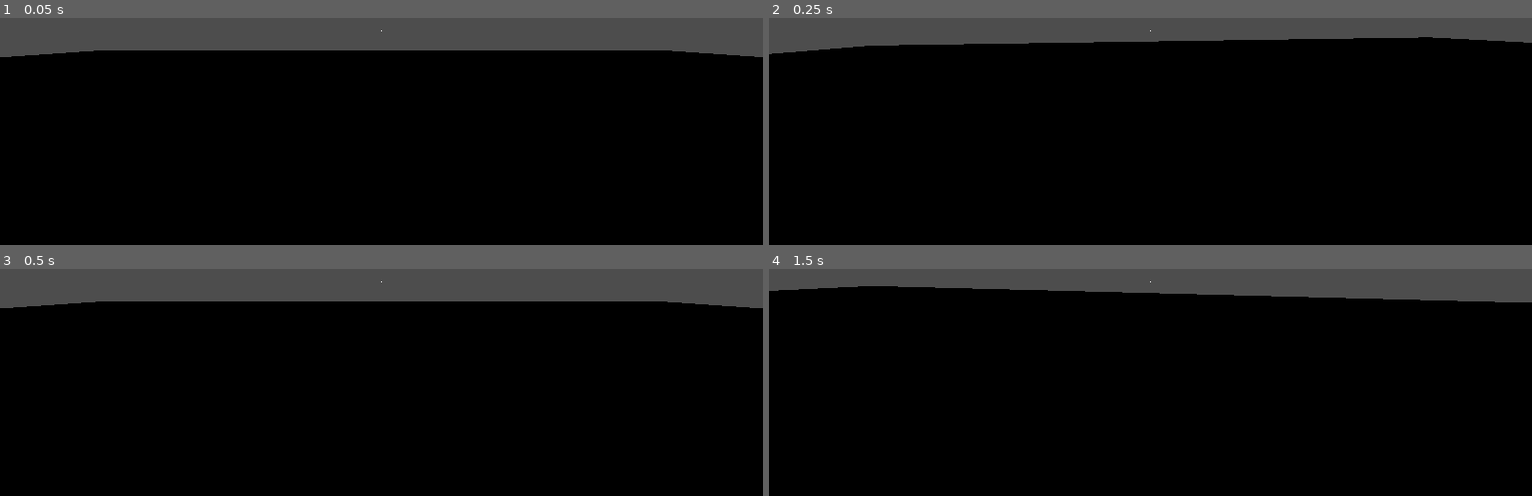
Above: before the commit, frames 1-4 (two rows, left to right).
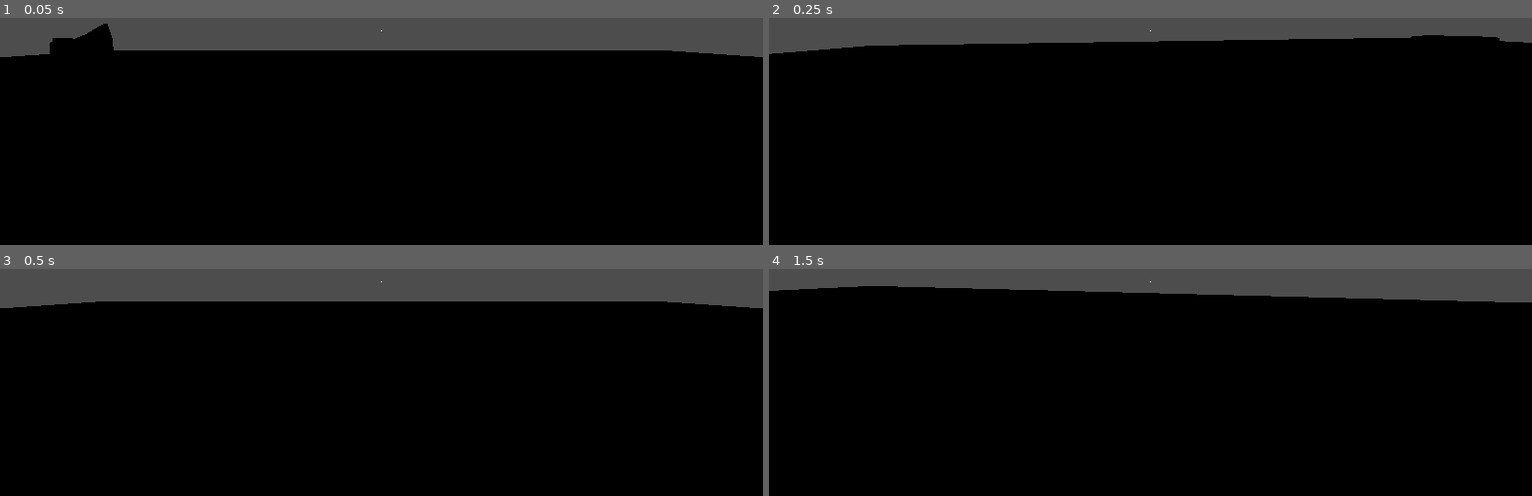
Above: after the commit, the same moments.

Repository: hamgoblin45/Fascism-Sim
Game: Godot game, scene res://main.tscn
Two runs of this game, one before a commit and one after it. Both use one fixed random seed, a clock stepped at 60 frames per second and the inputs below.
Inputs (mouse positions are in pixels of both pictures, inside the frame that each line leads up to):
- Up to frame 1 (0.05 s): no input
- Up to frame 2 (0.25 s): no input
- Up to frame 3 (0.5 s): no input
- Up to frame 4 (1.5 s): tap Enter at 0.5 s; move the mouse to (1188, 280) at 0.52 s; hold W (move_forward) from 0.53 s (still down); tap E (interact) at 0.6 s; tap Space (jump) at 0.77 s; move the mouse to (1112, 282) at 1.27 s; click (1112, 282) at 1.35 s

The runs differ from the first frame. In frame 1, 0.7% of the frame differs, in the area x 6-15%, y 2-16%; in frame 2, 0.1%; in frame 3, nothing differs; in frame 4, nothing differs.

Commit message:
Working lamp

Diff:
--- a/Interactables/fasc-sim-interact/Items/grabbable.tscn
+++ b/Interactables/fasc-sim-interact/Items/grabbable.tscn
@@ -15,12 +15,13 @@
 size = Vector3(0.33496094, 0.44506836, 0.4885254)
 
 [node name="Grabbable" type="RigidBody3D"]
-collision_layer = 67
-collision_mask = 67
+collision_layer = 5
+collision_mask = 5
 lock_rotation = true
 script = ExtResource("1_2uhas")
 
 [node name="MeshInstance3D" type="MeshInstance3D" parent="."]
+visible = false
 mesh = SubResource("SphereMesh_44aib")
 
 [node name="CollisionShape3D" type="CollisionShape3D" parent="."]
--- /dev/null
+++ b/Interactables/fasc-sim-interact/Items/lamp.gd
@@ -0,0 +1,21 @@
+extends Node3D
+
+@onready var interactable: Interactable = $Interactable
+
+@onready var lamp_audio: AudioStreamPlayer3D = $LampAudio
+@onready var lamp_light: OmniLight3D = %LampLight
+
+
+func _ready():
+	interactable.interacted.connect(_interact)
+
+func _interact(_type: String, engaged: bool):
+	if engaged:
+		lamp_light.visible = not lamp_light.visible
+
+		if lamp_light.visible:
+			lamp_audio.stream = preload("uid://b1fxygtu6jhbr") # Switch on sound
+		else:
+			lamp_audio.stream = preload("uid://4pfslosd8bp1") # Switch off sound
+
+		lamp_audio.play()
--- a/Interactables/fasc-sim-interact/main.tscn
+++ b/Interactables/fasc-sim-interact/main.tscn
@@ -1,8 +1,15 @@
-[gd_scene load_steps=4 format=3 uid="uid://cw6voe3e73him"]
+[gd_scene load_steps=9 format=3 uid="uid://cw6voe3e73him"]
 
 [ext_resource type="PackedScene" uid="uid://cc1m2a1obsyn4" path="res://Player/character.tscn" id="1_ig7tw"]
 [ext_resource type="PackedScene" uid="uid://d3jlrqbf4beyk" path="res://Items/interactable.tscn" id="2_0xm2m"]
 [ext_resource type="PackedScene" uid="uid://j22i50g5odp8" path="res://Items/grabbable.tscn" id="3_h2yge"]
+[ext_resource type="AudioStream" uid="uid://b1fxygtu6jhbr" path="res://Audio/switch_on.mp3" id="4_272bh"]
+[ext_resource type="Script" uid="uid://bfieu26yk2f26" path="res://Items/lamp.gd" id="4_lquwl"]
+[ext_resource type="PackedScene" uid="uid://btcya64wkus8y" path="res://Items/Meshes/lamp.gltf" id="5_7mycd"]
+[ext_resource type="PackedScene" uid="uid://66oowgb5nudm" path="res://Items/Meshes/axe.gltf" id="6_7mycd"]
+
+[sub_resource type="BoxShape3D" id="BoxShape3D_7mycd"]
+size = Vector3(0.5917969, 1.4990234, 0.54785156)
 
 [node name="Main" type="Node3D"]
 
@@ -45,13 +52,37 @@
 use_collision = true
 size = Vector3(50, 0.1, 50)
 
-[node name="Interactable" parent="." instance=ExtResource("2_0xm2m")]
-transform = Transform3D(1, 0, 0, 0, 1, 0, 0, 0, 1, -0.23266721, 1.0531642, -5.243383)
-id = "INTERACT"
+[node name="Lamp" type="Node3D" parent="."]
+unique_name_in_owner = true
+transform = Transform3D(1, 0, 0, 0, 1, 0, 0, 0, 1, 3.1485384, 0, -2.908421)
+script = ExtResource("4_lquwl")
 
-[node name="Grabbable" parent="." instance=ExtResource("3_h2yge")]
-transform = Transform3D(1, 0, 0, 0, 1, 0, 0, 0, 1, 4.1830163, 0.70874155, -4.4590507)
+[node name="LampMesh" parent="Lamp" instance=ExtResource("5_7mycd")]
+
+[node name="LampAudio" type="AudioStreamPlayer3D" parent="Lamp"]
+stream = ExtResource("4_272bh")
+
+[node name="Interactable" parent="Lamp" instance=ExtResource("2_0xm2m")]
+transform = Transform3D(1, 0, 0, 0, 1, 0, 0, 0, 1, 0, 1.075879, 0)
+id = "lamp"
+interact_text = "Click to lamp"
+
+[node name="CollisionShape3D" parent="Lamp/Interactable" index="0"]
+transform = Transform3D(1, 0, 0, 0, 1, 0, 0, 0, 1, 0, -0.31835938, 0)
+shape = SubResource("BoxShape3D_7mycd")
+
+[node name="LampLight" type="OmniLight3D" parent="Lamp"]
+unique_name_in_owner = true
+transform = Transform3D(1, 0, 0, 0, 1, 0, 0, 0, 1, 0, 1.4876975, 0)
+visible = false
+
+[node name="Axe" parent="." instance=ExtResource("3_h2yge")]
+unique_name_in_owner = true
+transform = Transform3D(1, 0, 0, 0, 1, 0, 0, 0, 1, -4.0742135, 0, -3.5710645)
 collision_layer = 1
-collision_mask = 1
 
-[editable path="Interactable"]
+[node name="axe" parent="Axe" instance=ExtResource("6_7mycd")]
+
+[editable path="Lamp/Interactable"]
+[editable path="Axe"]
+[editable path="Axe/Interactable"]
Not shown, added: Interactables/fasc-sim-interact/Items/lamp.gd.uid
